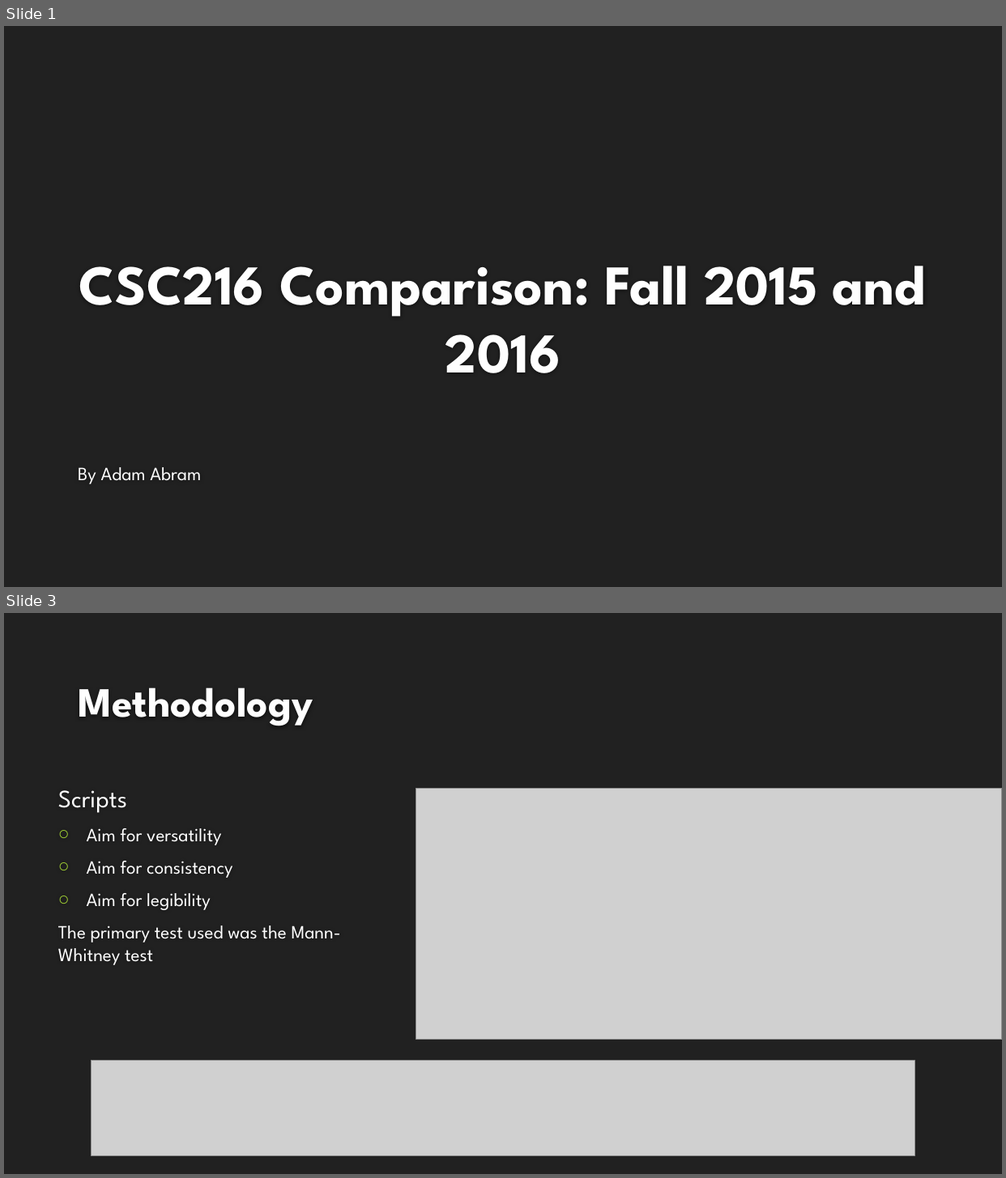
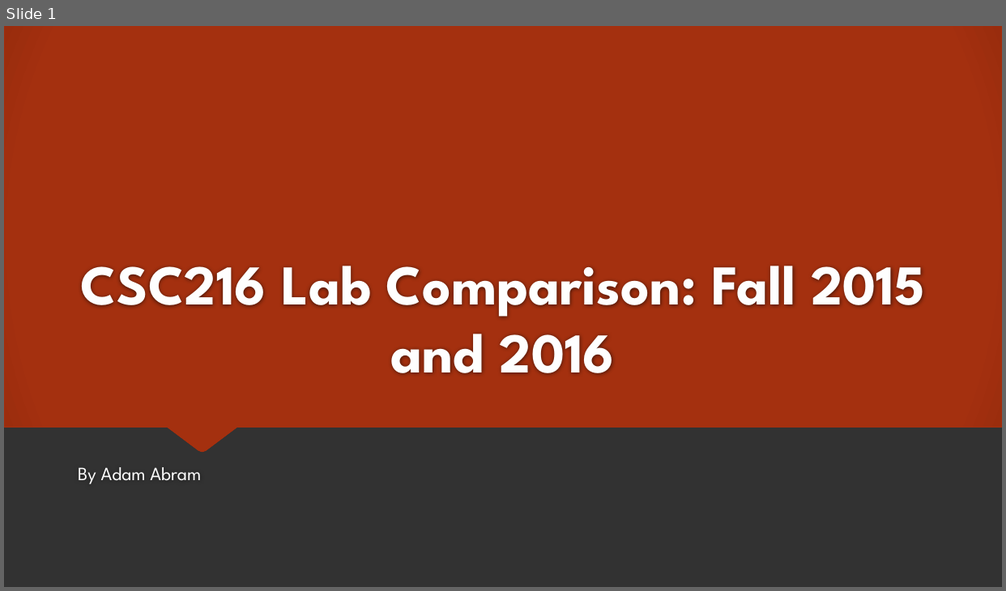
Before and after one commit to adamAbram/reu, a slide deck: CSC216 Comparison.pptx. Shown one above the other, each under a label of ours: slides 1 and 3 before the commit, slide 1 after it; the slides between them are not shown. The pictures are 1006x1178 and 1006x591 pixels, drawn with LibreOffice and Linux fonts; fonts in the diff are those of the drawing; grey boxes stand for pictures; background and template pictures are left out. Boxes give left, top, right and bottom in pixels: in the first picture for what was removed or moved away, otherwise in the second. Text is boxed around its words. In the diff, an @@ line names an element or a change of style, - is before the commit and + after.

```diff
--- a/CSC216 Comparison.pptx
+++ b/CSC216 Comparison.pptx
@@ slide 3 removed at [4, 613, 1002, 1174], background #212121 @@
@@ title removed at [78, 688, 313, 726] @@
-Methodology
@@ text removed at [58, 790, 341, 965] @@
-Scripts
-○ Aim for versatility
-○ Aim for consistency
-○ Aim for legibility
-The primary test used was the Mann-Whitney test
@@ picture removed at [416, 788, 1002, 1040] @@
@@ picture removed at [91, 1061, 915, 1157] @@
@@ slide 1 changed as well @@
@@ background #212121 to #323232 @@
@@ freeform shape added at [4, 26, 1002, 452], fill gradient #A5300F to #9A2D0E, outline #A5300F 0.79 pt @@
@@ title at [81, 266, 924, 374]: text changed @@
-CSC216 Comparison: Fall 2015 and 2016
+CSC216 Lab Comparison: Fall 2015 and 2016
```
Also in this commit, not shown: 4 other slides changed, 1 slide added, 1 other slide removed, 2 other files.
